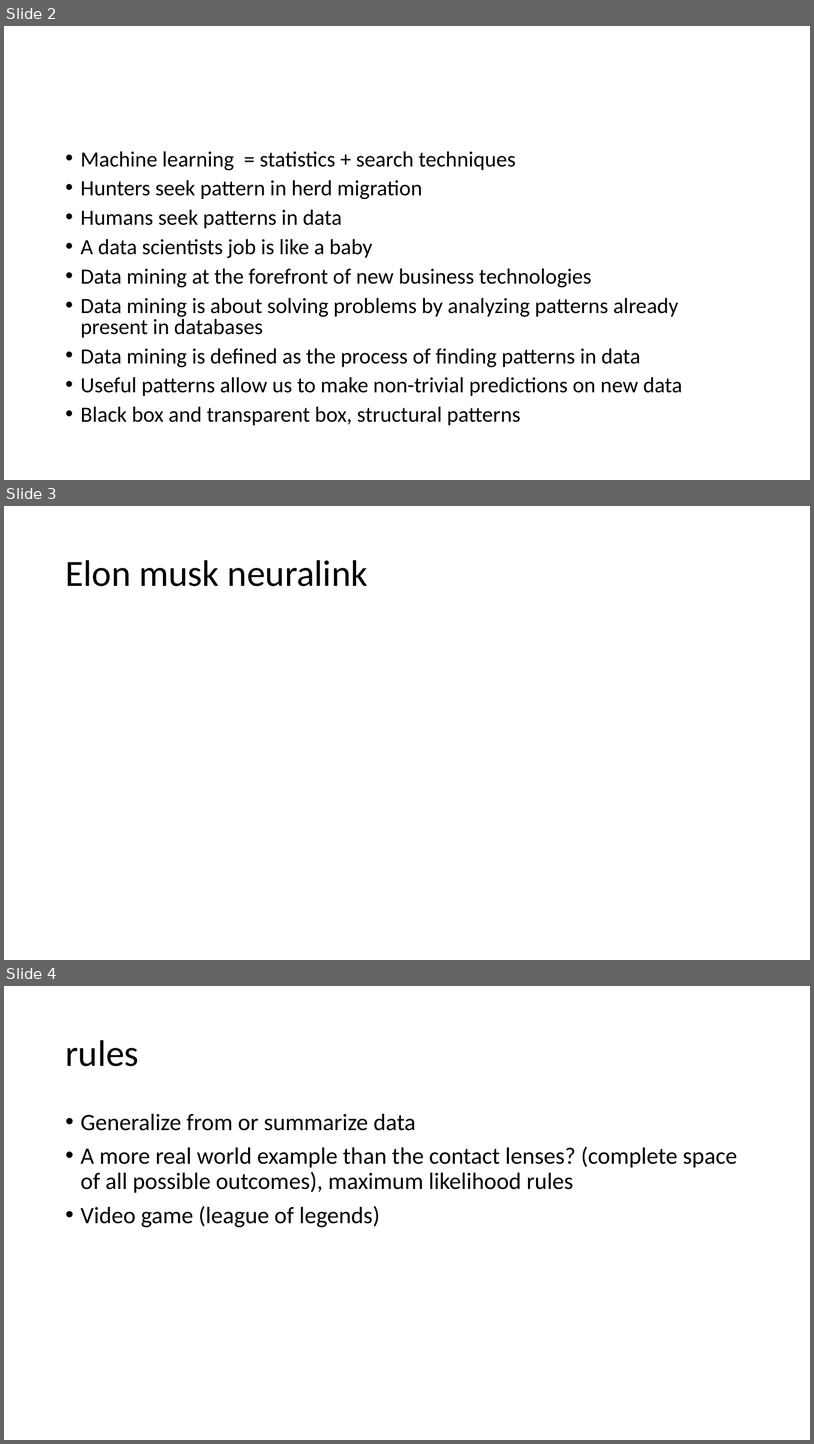
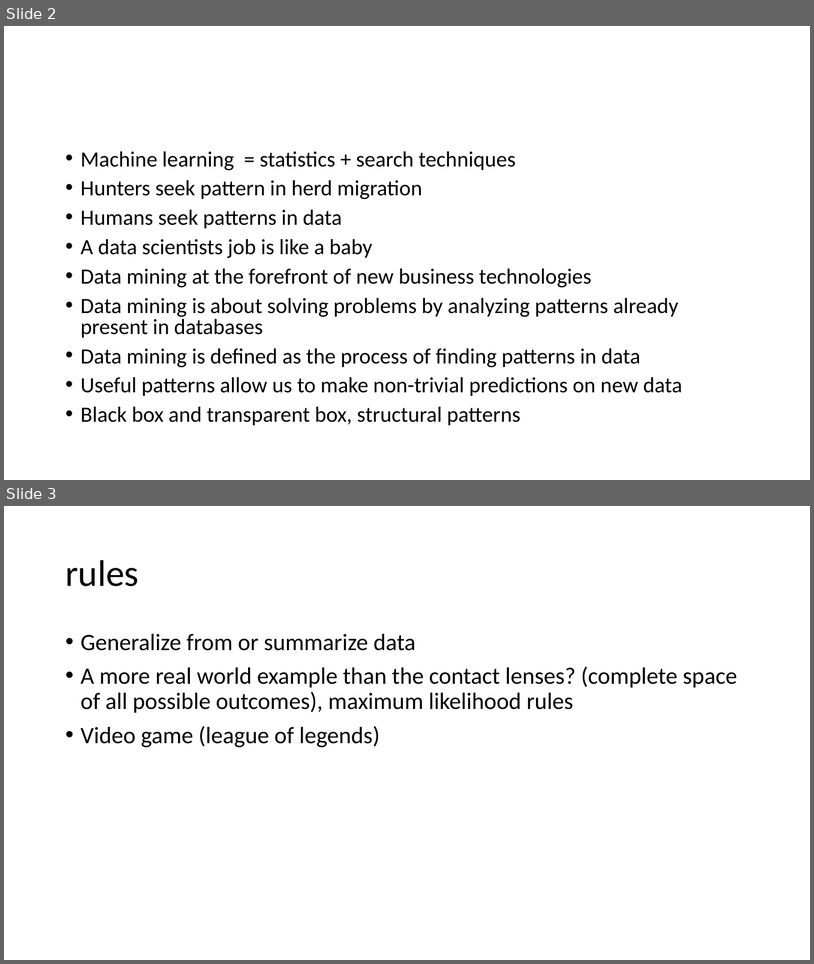
Before and after one commit to russellu/cs405, a slide deck: Lecture_intro.pptx. Shown one above the other, each under a label of ours: slides 2, 3 and 4 before the commit, slides 2 and 3 after it. The pictures are 814x1444 and 814x964 pixels, drawn with LibreOffice and Linux fonts; fonts in the diff are those of the drawing. Boxes give left, top, right and bottom in pixels: in the first picture for what was removed or moved away, otherwise in the second. Text is boxed around its words. In the diff, an @@ line names an element or a change of style, - is before the commit and + after.

```diff
--- a/Lecture_intro.pptx
+++ b/Lecture_intro.pptx
@@ slide 3 removed at bbox=[4, 506, 810, 960], background #FFFFFF @@
@@ title removed at bbox=[65, 560, 368, 586] @@
-Elon musk neuralink
@@ what was slide 4 is now slide 3 @@
```
Also in this commit, not shown: 1 slide added, 1 other slide removed, 18 other files.
